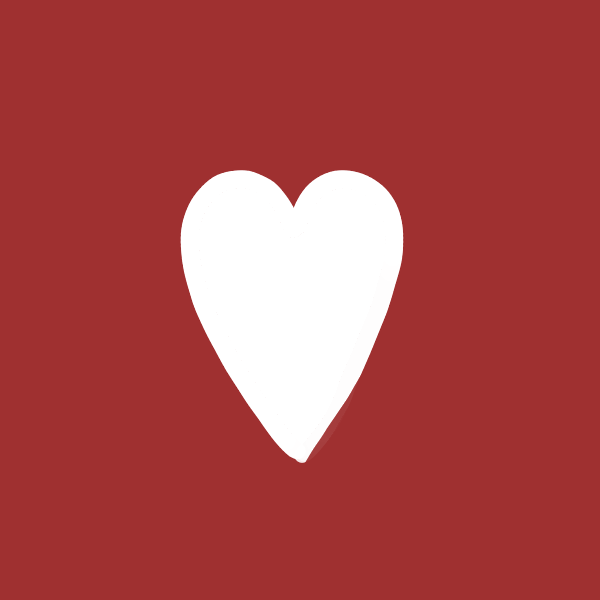
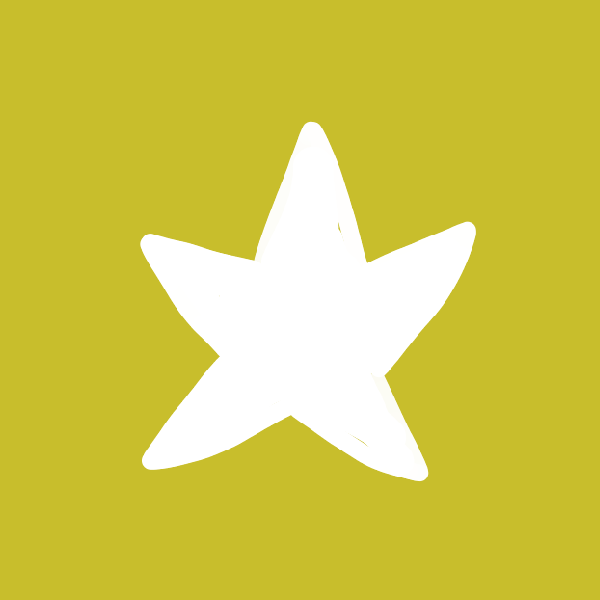
Comparing the layer stacks of the two w=600, h=600 images. Changes:
painted on "Paint Layer 2" over [128, 64, 512, 512]
painted on "Paint Layer 1" over [0, 0, 600, 600]
